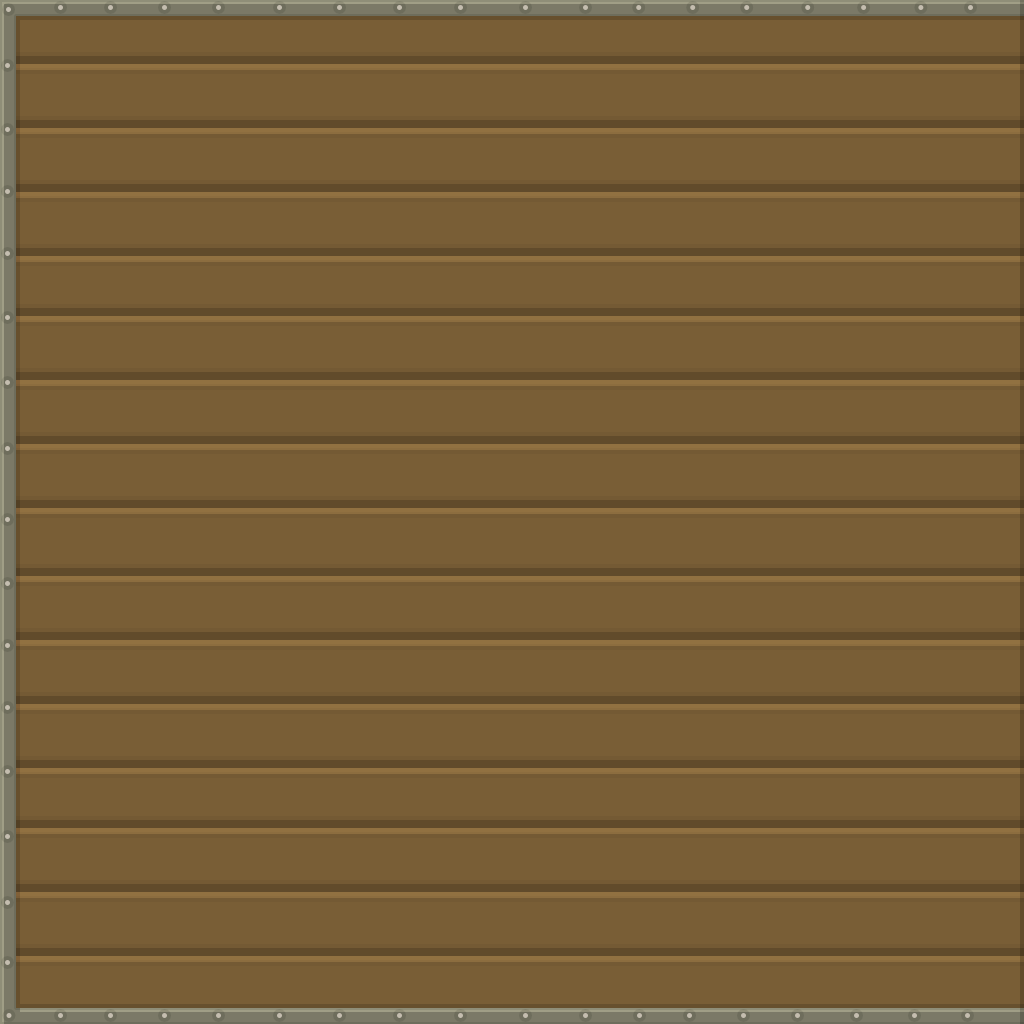
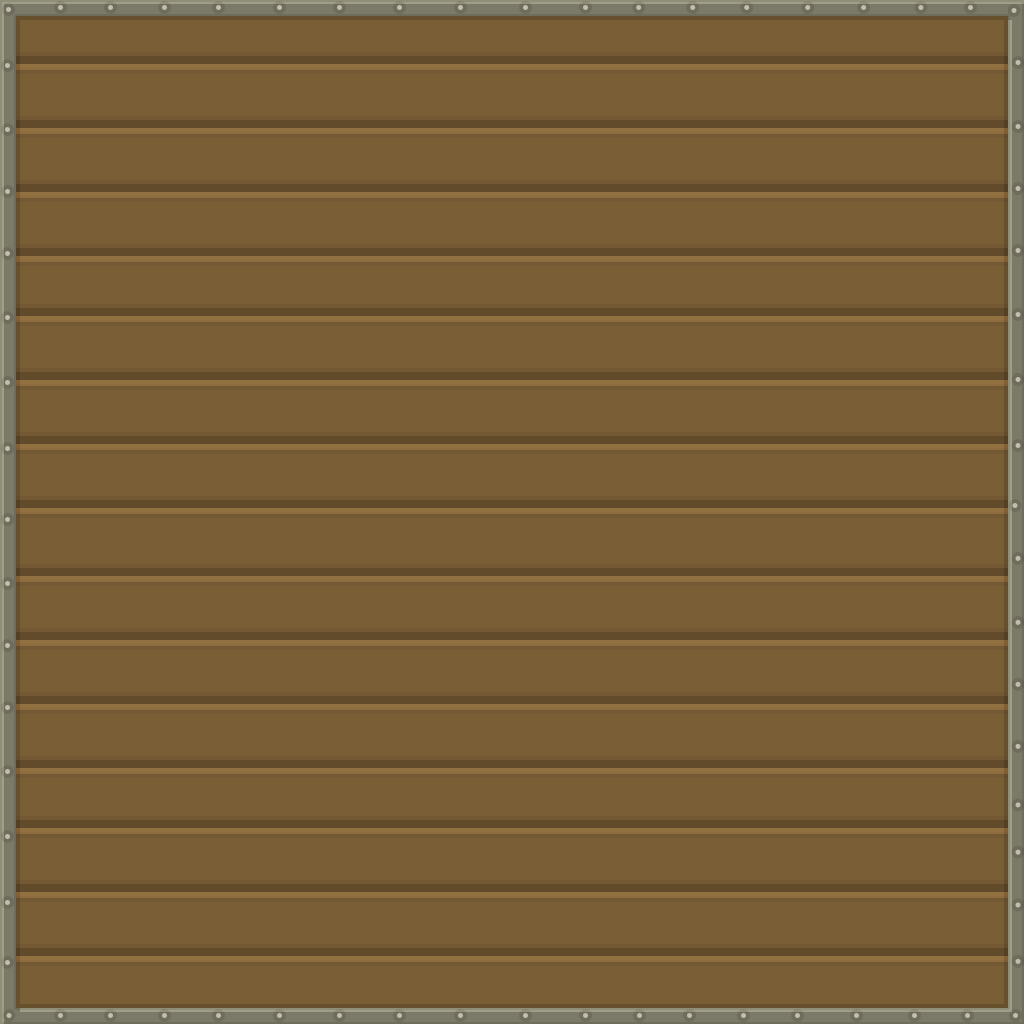
Revision of a layered 1024 × 1024 image; what changed, layer by layer:
removed layer "Rectangle 1" (was 20%) from group "clipped" over [1020,0,1024,1024]
painted on "Forme 21" (1st of 2, in "clipped") over [1011,8,1021,1018]
painted on "Forme 339" (1st of 2, in "clipped") over [1008,16,1024,1008]
painted on "Forme 10 copie 8" (1st of 2, in "clipped") over [1012,56,1024,962]
